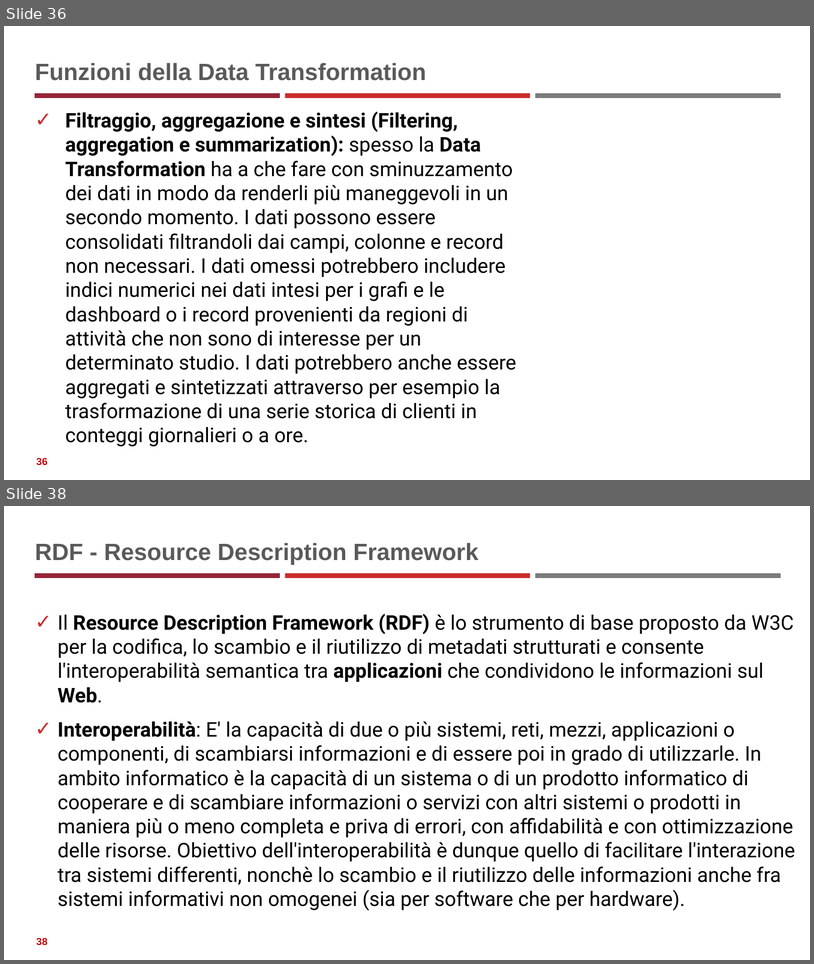
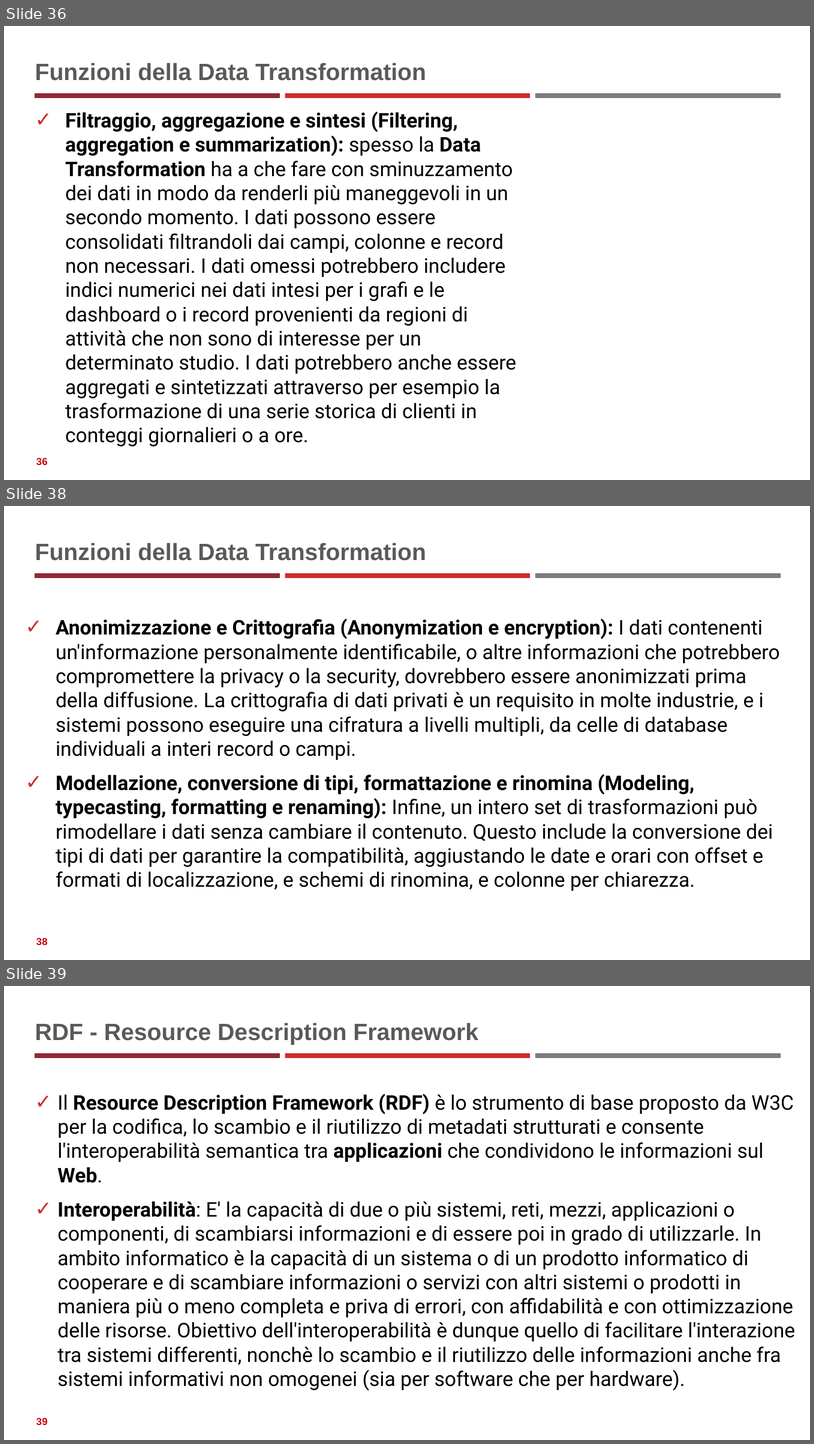
Before and after one commit to neural1977/data_science_interview_material, a slide deck: Data_Science_ita.pptx. Shown one above the other, each under a label of ours: slides 36 and 38 before the commit, slides 36, 38 and 39 after it; the slides between them are not shown. The pictures are 814x964 and 814x1444 pixels, drawn with LibreOffice and Linux fonts; fonts in the diff are those of the drawing. Boxes give left, top, right and bottom in pixels: in the first picture for what was removed or moved away, otherwise in the second. Text is boxed around its words. In the diff, an @@ line names an element or a change of style, - is before the commit and + after.

```diff
--- a/Data_Science_ita.pptx
+++ b/Data_Science_ita.pptx
@@ slide 38 added at (4,506,810,960), background #FFFFFF; not listed: 3 template elements that a slide beside it also shows @@
@@ title added at (35,543,426,561), 28 pt, text #595959, bold @@
+Funzioni della Data Transformation
@@ text added at (56,618,780,891), 24 pt, text #000000 @@
+✓ Anonimizzazione e Crittografia (Anonymization e encryption): I dati contenenti un'informazione personalmente identificabile, o altre informazioni che potrebbero compromettere la privacy o la security, dovrebbero essere anonimizzati prima della diffusione. La crittografia di dati privati è un requisito in molte industrie, e i sistemi possono eseguire una cifratura a livelli multipli, da celle di database individuali a interi record o campi.
+✓ Modellazione, conversione di tipi, formattazione e rinomina (Modeling, typecasting, formatting e renaming): Infine, un intero set di trasformazioni può rimodellare i dati senza cambiare il contenuto. Questo include la conversione dei tipi di dati per garantire la compatibilità, aggiustando le date e orari con offset e formati di localizzazione, e schemi di rinomina, e colonne per chiarezza.
@@ page number added at (36,937,48,945), 12 pt, text #C00000, bold @@
+38
@@ what was slide 38 is now slide 39 @@
```
Also in this commit, not shown: 1 slide changed, 1 other file.
